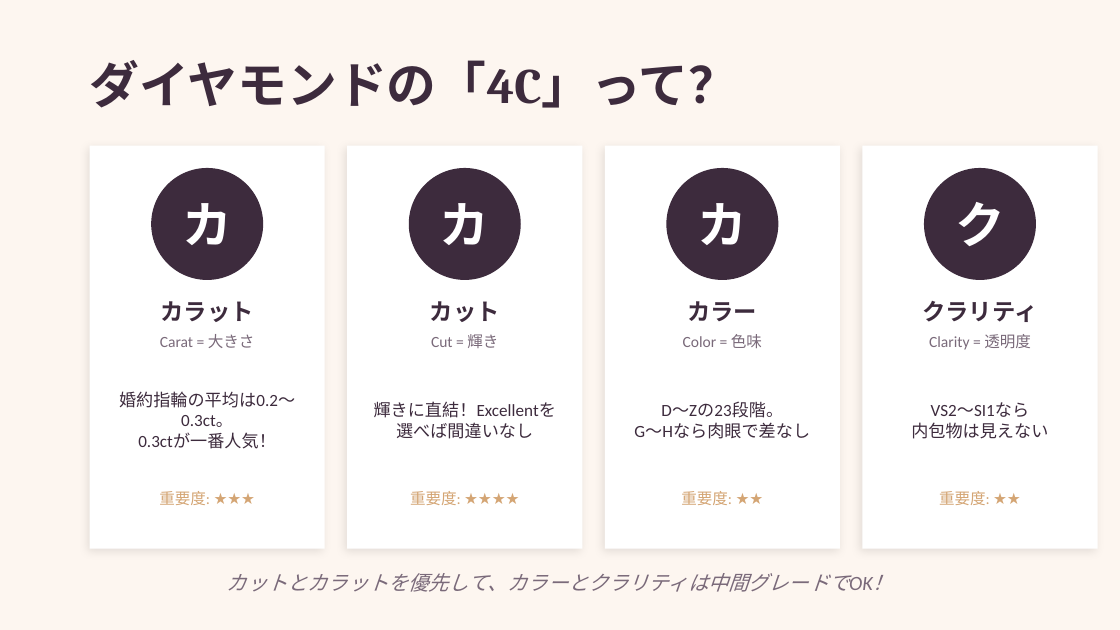
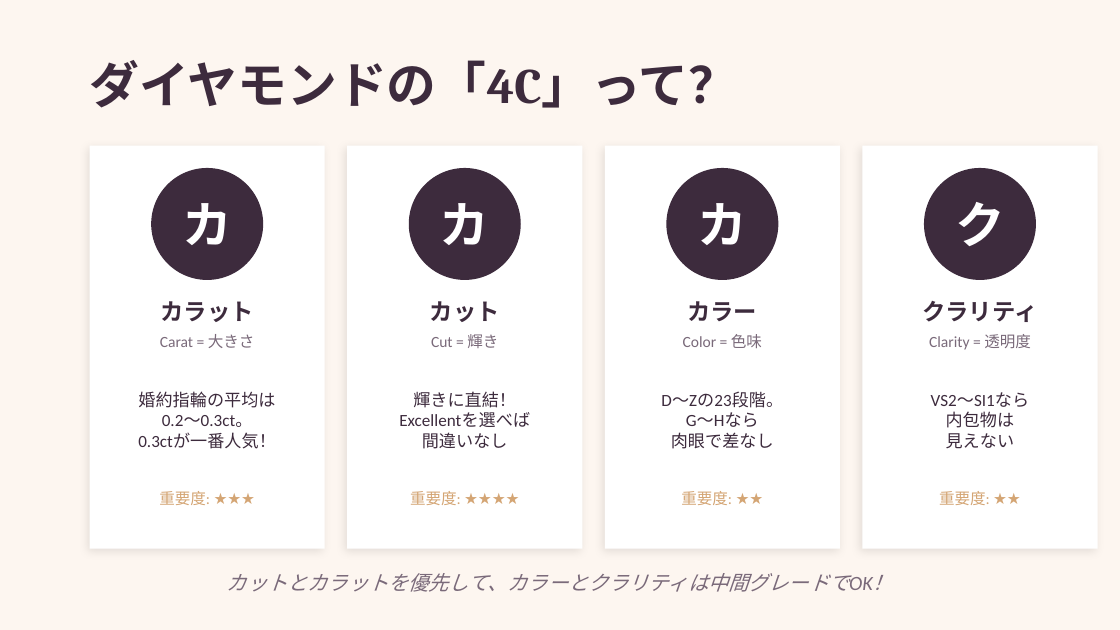
Before and after one commit to yamaguchi-milkcocholate/engagement-ring, a slide deck: slide 4 of docs/婚約指輪ガイド.pptx. Drawn at 1120x630 pixels with LibreOffice and Linux fonts; fonts in the diff are those of the drawing. Boxes give left, top, right and bottom in pixels: in the first picture for what was removed or moved away, otherwise in the second. Text is boxed around its words. In the diff, an @@ line names an element or a change of style, - is before the commit and + after.

```diff
--- a/docs/婚約指輪ガイド.pptx
+++ b/docs/婚約指輪ガイド.pptx
@@ text at box(138, 391, 275, 427): text changed @@
-婚約指輪の平均は0.2〜0.3ct。
+婚約指輪の平均は
+0.2〜0.3ct。
@@ text at box(399, 391, 530, 449): text changed @@
-輝きに直結！Excellentを
-選べば間違いなし
+輝きに直結！
+Excellentを選べば
+間違いなし
@@ text at box(671, 412, 774, 449): text changed @@
-G〜Hなら肉眼で差なし
+G〜Hなら
+肉眼で差なし
@@ text at box(946, 411, 1015, 449): text changed @@
-内包物は見えない
+内包物は
+見えない
```
Also in this commit, not shown: 3 other slides changed, 6 slides added, 22 other files.
